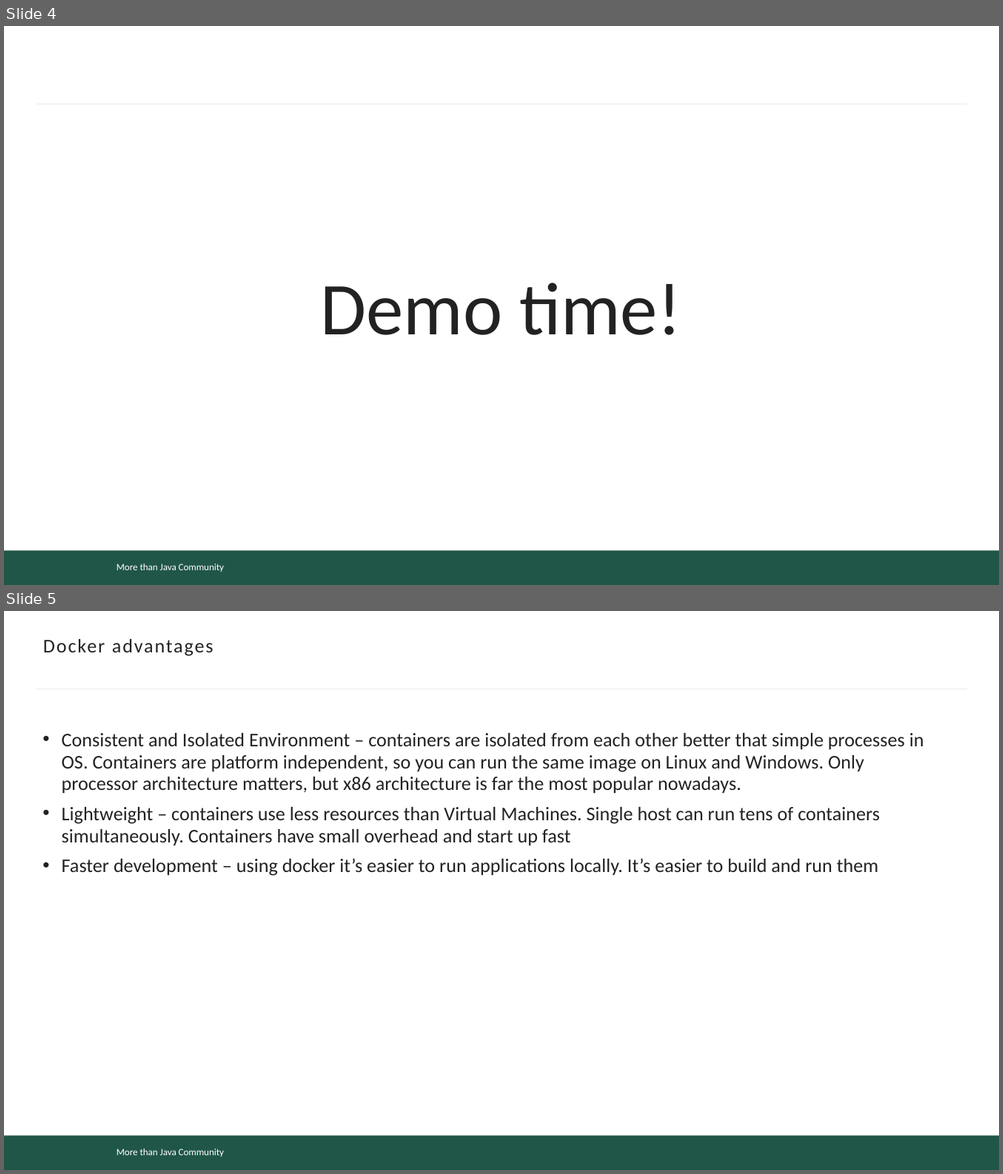
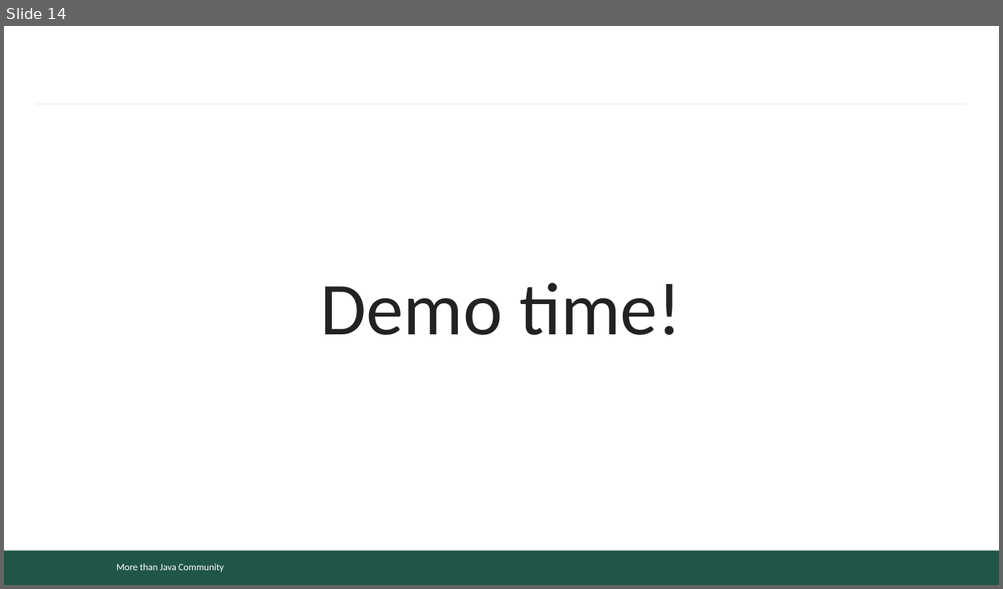
Before and after one commit to mjc-school/MJC-School, a slide deck: stage #4/light-talks/serialization/serialization.pptx. Shown one above the other, each under a label of ours: slides 4 and 5 before the commit, slide 14 after it. The pictures are 1003x1174 and 1003x589 pixels, drawn with LibreOffice and Linux fonts; fonts in the diff are those of the drawing; background and template pictures are left out. Boxes give left, top, right and bottom in pixels: in the first picture for what was removed or moved away, otherwise in the second. Text is boxed around its words. In the diff, an @@ line names an element or a change of style, - is before the commit and + after.

Commit message:
fixed presentation

```diff
--- a/stage #4/light-talks/serialization/serialization.pptx
+++ b/stage #4/light-talks/serialization/serialization.pptx
@@ slide 5 removed at (x1=4, y1=611, x2=999, y2=1170), background #FFFFFF; not listed: 3 template elements that a slide beside it also shows @@
@@ title removed at (x1=43, y1=639, x2=213, y2=656) @@
-Docker advantages
@@ text removed at (x1=62, y1=733, x2=924, y2=876) @@
-• Consistent and Isolated Environment – containers are isolated from each other better that simple processes in OS. Containers are platform independent, so you can run the same image on Linux and Windows. Only processor architecture matters, but x86 architecture is far the most popular nowadays.
-• Lightweight – containers use less resources than Virtual Machines. Single host can run tens of containers simultaneously. Containers have small overhead and start up fast
-• Faster development – using docker it’s easier to run applications locally. It’s easier to build and run them
@@ what was slide 4 is now slide 14 @@
```
Also in this commit, not shown: 19 slides added, 10 other slides removed.
